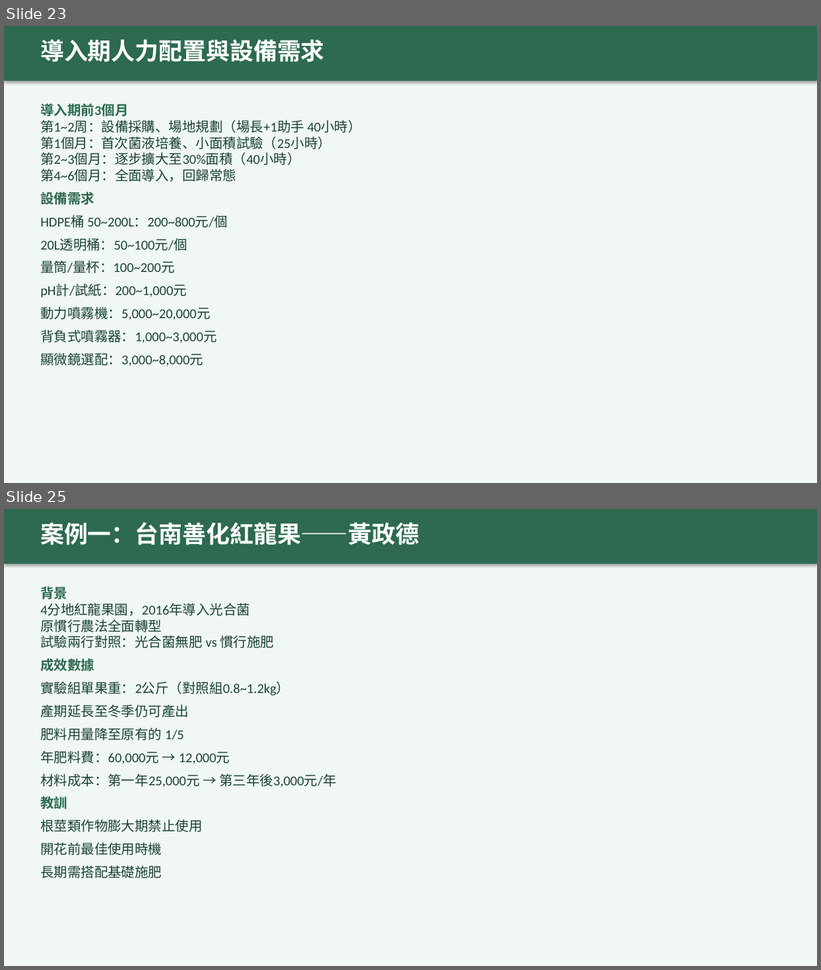
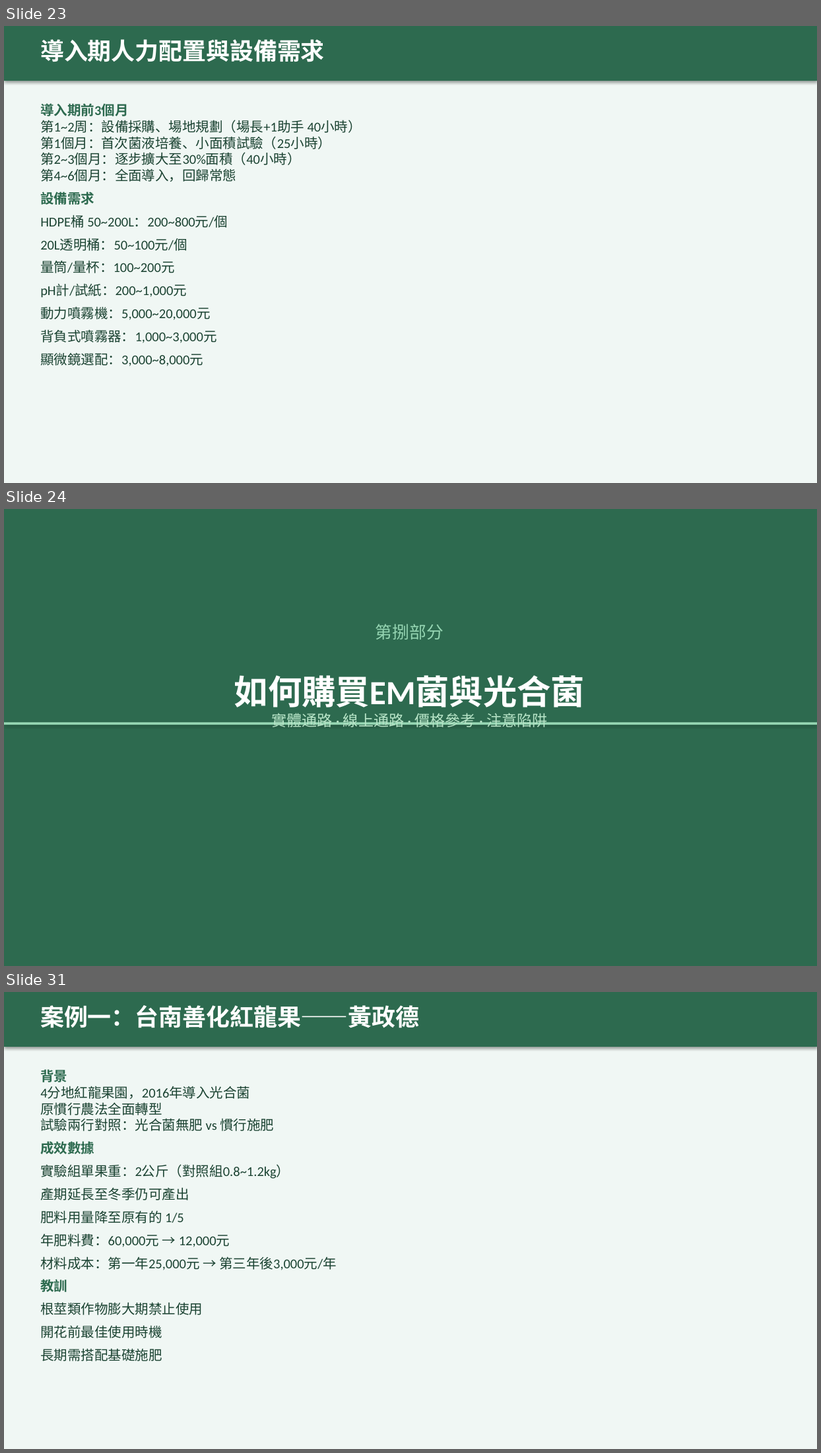
Before and after one commit to waiaoinfo-create/em-photosynthetic-farm, a slide deck: EM菌與光合菌農場實務手冊.pptx. Shown one above the other, each under a label of ours: slides 23 and 25 before the commit, slides 23, 24 and 31 after it; the slides between them are not shown. The pictures are 821x970 and 821x1453 pixels, drawn with LibreOffice and Linux fonts; fonts in the diff are those of the drawing. Boxes give left, top, right and bottom in pixels: in the first picture for what was removed or moved away, otherwise in the second. Text is boxed around its words. In the diff, an @@ line names an element or a change of style, - is before the commit and + after.

```diff
--- a/EM菌與光合菌農場實務手冊.pptx
+++ b/EM菌與光合菌農場實務手冊.pptx
@@ slide 24 added at [4, 509, 817, 966], background #2D6A4F @@
@@ text added at [376, 624, 444, 640], 20 pt, text #95D5B2 @@
+第捌部分
@@ text added at [234, 675, 585, 727], 18 pt, text #B7E4C7 @@
+如何購買EM菌與光合菌
+實體通路 · 線上通路 · 價格參考 · 注意陷阱
@@ rectangle added at [4, 722, 817, 725], fill #95D5B2 @@
@@ what was slide 25 is now slide 31 @@
```
Also in this commit, not shown: 4 slides changed, 5 other slides added, 2 other files.
